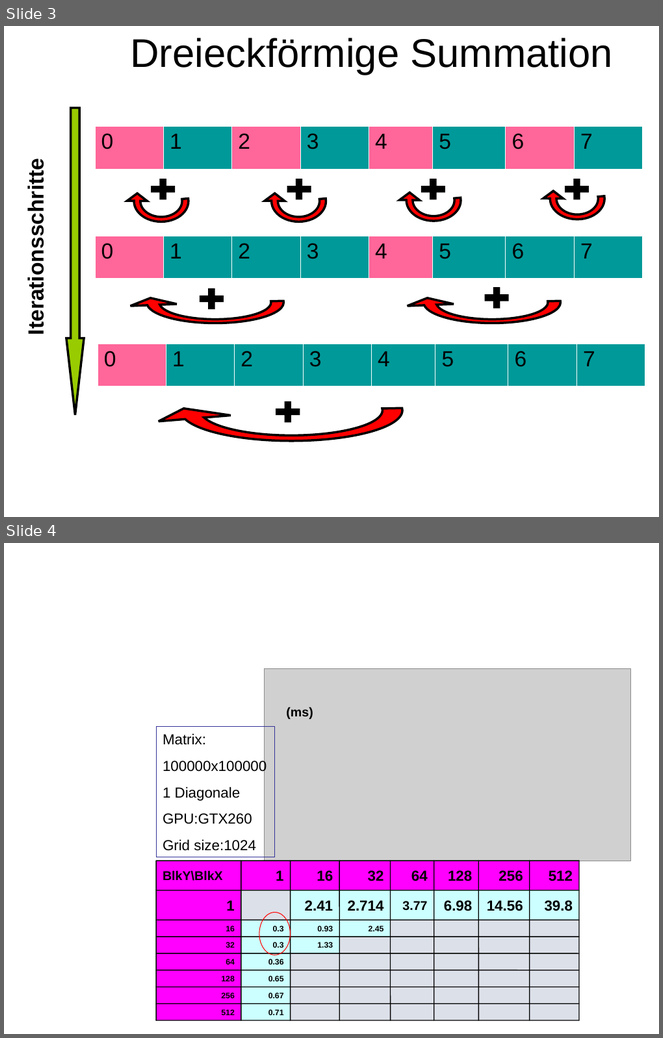
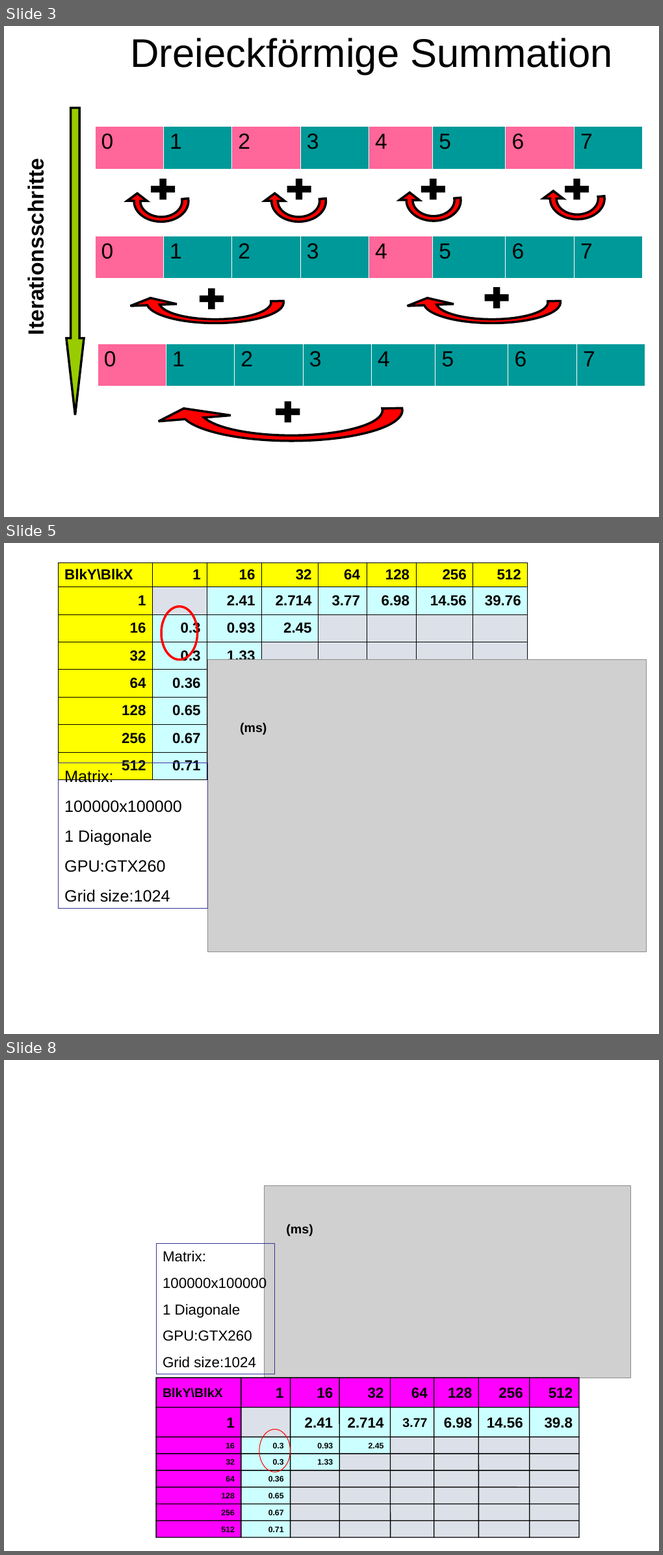
Before and after one commit to unconditional/projektarbeitcuda, a slide deck: Vortrag/tmp.ppt. Shown one above the other, each under a label of ours: slides 3 and 4 before the commit, slides 3, 5 and 8 after it; the slides between them are not shown. The pictures are 663x1038 and 663x1555 pixels, drawn with LibreOffice and Linux fonts; fonts in the diff are those of the drawing; grey boxes stand for pictures. Boxes give left, top, right and bottom in pixels: in the first picture for what was removed or moved away, otherwise in the second. Text is boxed around its words. In the diff, an @@ line names an element or a change of style, - is before the commit and + after.

```diff
--- a/Vortrag/tmp.ppt
+++ b/Vortrag/tmp.ppt
@@ slide 5 added at bbox=[4, 543, 659, 1034], background #FFFFFF @@
@@ table added at bbox=[59, 563, 528, 774], 8 rows, 8 columns @@
+BlkY\BlkX | 1 | 16 | 32 | 64 | 128 | 256 | 512
+1 |  | 2.41 | 2.714 | 3.77 | 6.98 | 14.56 | 39.76
+16 | 0.3 | 0.93 | 2.45 |  |  |  | 
+32 | 0.3 | 1.33 |  |  |  |  | 
+64 | 0.36 |  |  |  |  |  | 
+128 | 0.65 |  |  |  |  |  | 
+256 | 0.67 |  |  |  |  |  | 
+512 | 0.71 |  |  |  |  |  | 
@@ ellipse added at bbox=[161, 607, 197, 659], outline #FF0000 2.49 pt @@
@@ picture added at bbox=[207, 659, 646, 952] @@
@@ text added at bbox=[240, 722, 267, 735], 14 pt, text #000000, bold @@
+(ms)
@@ rectangle added at bbox=[59, 763, 207, 909], outline #333399 0.74 pt, 18 pt, text #000000 @@
+Matrix:
+100000x100000
+1 Diagonale
+GPU:GTX260
+Grid size:1024
@@ what was slide 4 is now slide 8 @@
```
Also in this commit, not shown: 6 other slides added.
